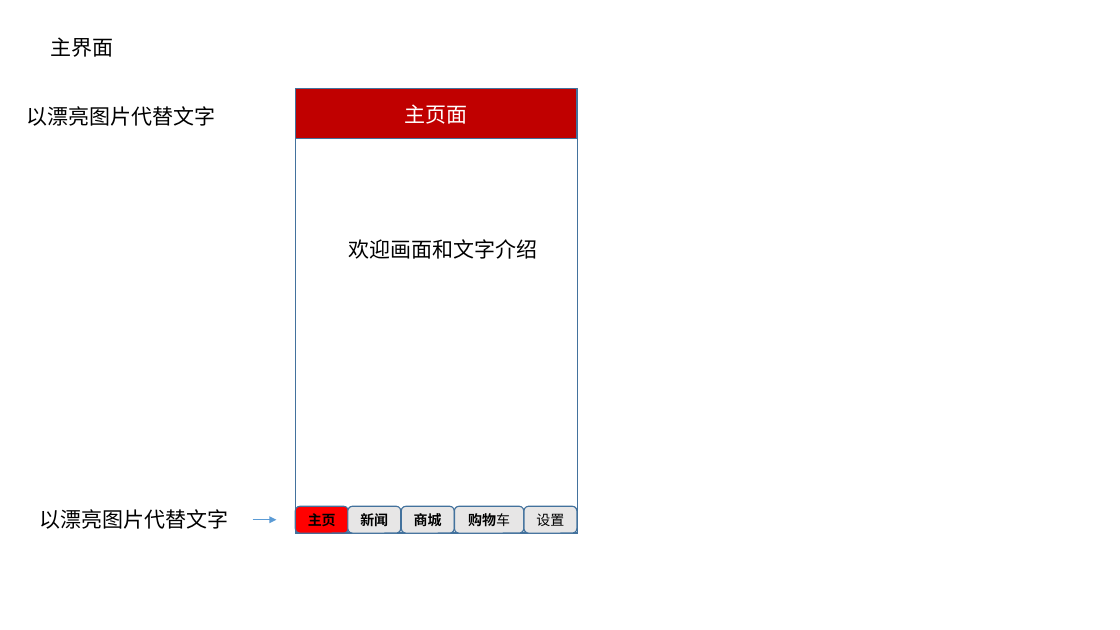
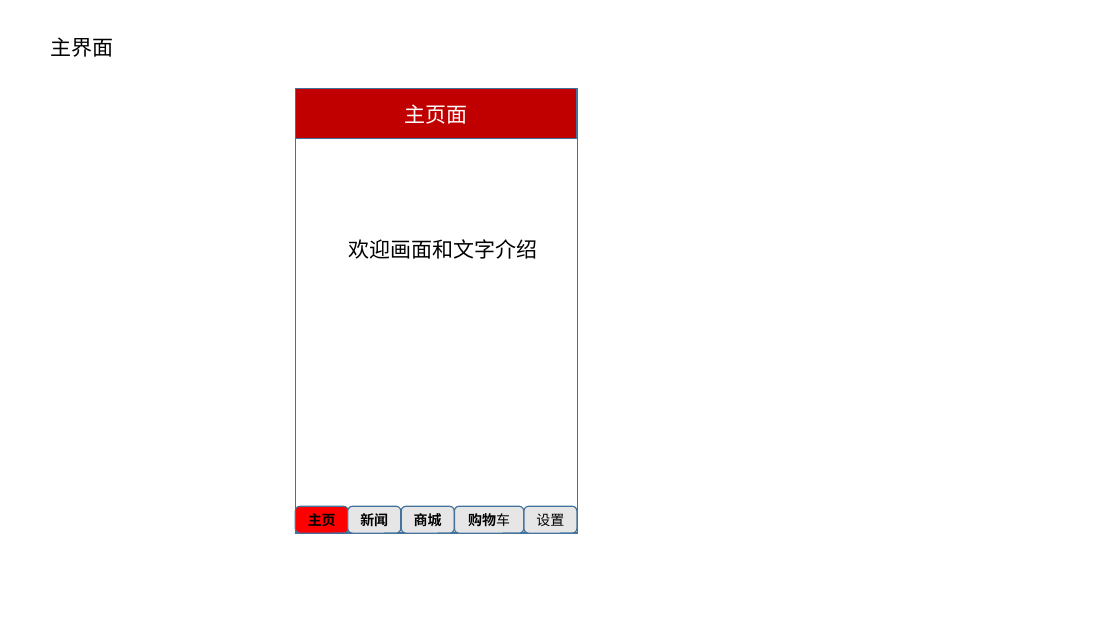
Before and after one commit to liufu627/mynews, a slide deck: slide 3 of detail.pptx. Drawn at 1120x630 pixels with LibreOffice and Linux fonts; fonts in the diff are those of the drawing. Boxes give left, top, right and bottom in pixels: in the first picture for what was removed or moved away, otherwise in the second. Text is boxed around its words. In the diff, an @@ line names an element or a change of style, - is before the commit and + after.

```diff
--- a/detail.pptx
+++ b/detail.pptx
@@ text removed at (x1=26, y1=106, x2=215, y2=126) @@
-以漂亮图片代替文字
@@ text removed at (x1=40, y1=509, x2=229, y2=529) @@
-以漂亮图片代替文字
@@ arrow removed from (253, 520) to (276, 520) @@
```
Also in this commit, not shown: 1 other slide changed, 29 other files.
